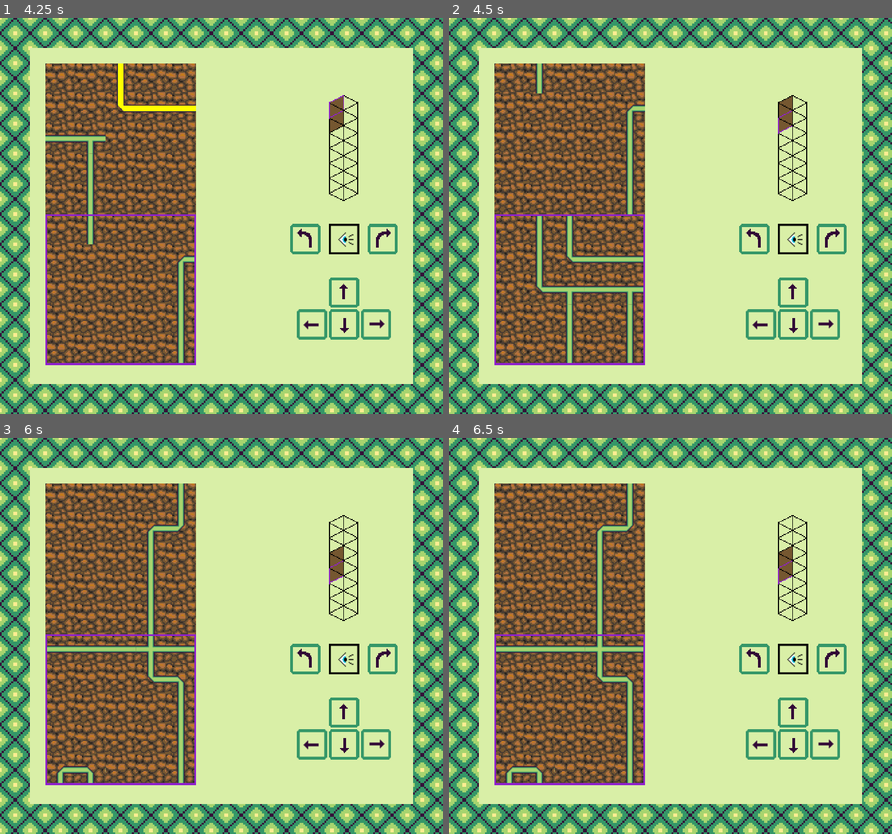
Above: before the commit, frames 1-4 (two rows, left to right).
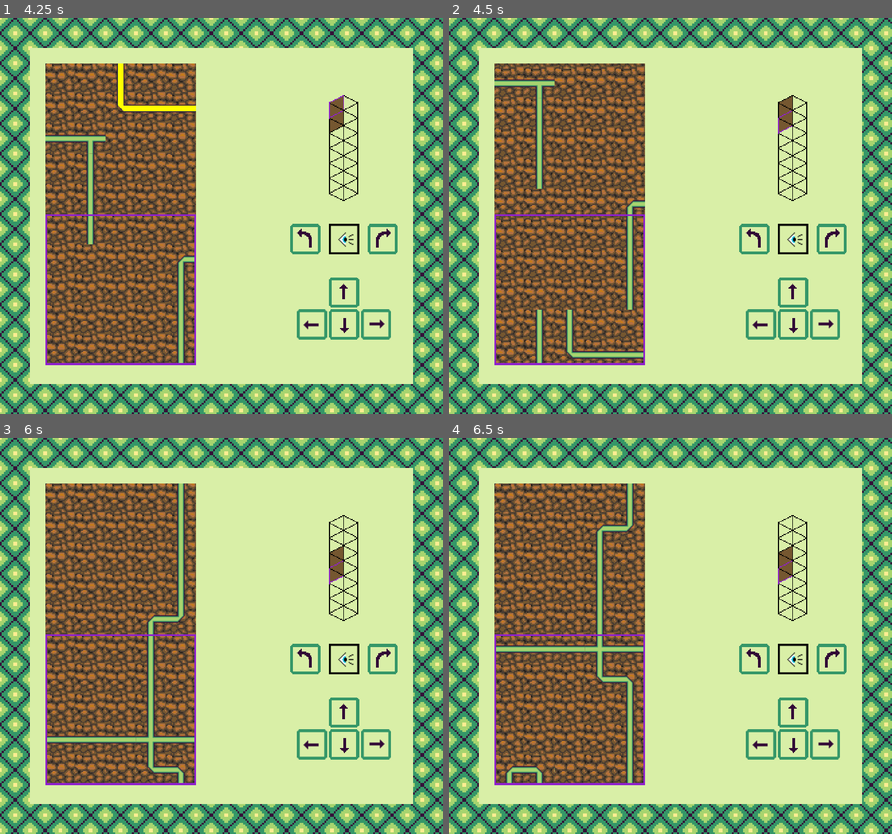
Above: after the commit, the same moments.

Repository: jojva/ld48
Game: Godot game, scene res://Main.tscn
Two runs of this game, one before a commit and one after it. Both use one fixed random seed, a clock stepped at 60 frames per second and the inputs below.
Inputs (mouse positions are in pixels of both pictures, inside the frame that each line leads up to):
- Up to frame 1 (4.25 s): click (310, 322) at 0.5 s; click (376, 322) at 1.25 s; click (345, 291) at 2 s; click (345, 291) at 2.75 s; click (345, 322) at 3.5 s
- Up to frame 2 (4.5 s): click (794, 322) at 4.25 s
- Up to frame 3 (6 s): move the mouse to (318, 616) at 5.02 s; hold Right (ui_right) 5.03-5.78 s; click (318, 616) at 5.17 s; move the mouse to (132, 655) at 5.77 s; hold Down (ui_down) from 5.78 s (still down)
- Up to frame 4 (6.5 s): keep holding Down (ui_down)

Frame 1 is identical in both runs. In frame 2, 19% of the frame differs, in the area x 10-45%, y 11-88%; in frame 3, 3.5%; in frame 4, nothing differs.

Commit message:
while going up or down, hide level lables and prevent level shifting

Diff:
--- /dev/null
+++ b/LevelLabels.gd
@@ -0,0 +1,9 @@
+extends VBoxContainer
+
+func hide_children():
+	$TopLevel.hide()
+	$BottomLevel.hide()
+
+func show_children():
+	$TopLevel.show()
+	$BottomLevel.show()
--- a/Main.gd
+++ b/Main.gd
@@ -31,14 +31,25 @@
 	perspective.update_levels(current_face, level_window, tower.current_level)
 
 
-
+const ANIMATION_DURATION = 0.5
 func look_up_down(direction):
+	if $Tween.is_active():
+		return
 	tower.current_level += direction
 	tower.current_level = clamp(tower.current_level, 0, tower.nb_levels() - 1)
 	if (direction == -1 and tower.current_level < level_window) or (direction ==  1 and tower.current_level > level_window + 1):
 		level_window += direction
-		tower.position.y = - level_window * Constants.ROWS * Constants.CELL_SIZE * tower.scale.y
-		update_level_labels()
+		$Tween.interpolate_property(tower,
+			'position:y',
+			tower.position.y,
+			- level_window * Constants.ROWS * Constants.CELL_SIZE * tower.scale.y,
+			ANIMATION_DURATION)
+		$Tween.interpolate_callback(level_labels, 0, "hide_children")
+		$Tween.interpolate_callback(tower, 0, "set", "moving", true)
+		$Tween.interpolate_callback(self, ANIMATION_DURATION, "update_level_labels")
+		$Tween.interpolate_callback(level_labels, ANIMATION_DURATION, "show_children")
+		$Tween.interpolate_callback(tower, ANIMATION_DURATION, "set", "moving", false)
+		$Tween.start()
 	highlighted_level.rect_position.y = (tower.current_level - level_window) * Constants.ROWS * Constants.CELL_SIZE * tower.scale.y + 2
 
 
--- a/Main.tscn
+++ b/Main.tscn
@@ -12,6 +12,7 @@
 [ext_resource path="res://right.png" type="Texture" id=10]
 [ext_resource path="res://down.png" type="Texture" id=11]
 [ext_resource path="res://NeonLight-Regular.otf" type="DynamicFontData" id=12]
+[ext_resource path="res://LevelLabels.gd" type="Script" id=13]
 
 [sub_resource type="TileSet" id=1]
 0/name = "bg.png 0"
@@ -151,6 +152,7 @@
 margin_bottom = 648.0
 size_flags_horizontal = 3
 size_flags_vertical = 3
+script = ExtResource( 13 )
 __meta__ = {
 "_edit_use_anchors_": false
 }
@@ -343,6 +345,8 @@
 texture_normal = ExtResource( 10 )
 expand = true
 
+[node name="Tween" type="Tween" parent="."]
+
 [connection signal="game_won" from="HUD/MarginContainer/ColorRect/MarginContainer/HBoxContainer/Container/Node2D/Tower" to="." method="_on_Tower_game_won"]
 [connection signal="timeout" from="HUD/MarginContainer/ColorRect/MarginContainer/HBoxContainer/VBoxContainer/Timer" to="." method="_on_Timer_timeout"]
 [connection signal="pressed" from="HUD/MarginContainer/ColorRect/MarginContainer/HBoxContainer/VBoxContainer/CenterContainer3/VBoxContainer/CenterContainer/HBoxContainer/TurnLeft" to="." method="_on_TurnLeft_pressed"]
--- a/Tower.gd
+++ b/Tower.gd
@@ -5,6 +5,7 @@
 const START_X = 2
 const START_Y = 0
 var TOTAL_ROWS = -42
+var moving
 
 enum Directions {
 	RIGHT,
@@ -54,6 +55,8 @@
 	$LookTween.start()
 
 func shift_left_right(direction):
+	if moving:
+		return
 	var lvl = get_node("Level" + str(current_level))
 	lvl.shift(direction)
 	if current_level == 0:
Not shown: 1 places in Main.tscn that only renumber resources
